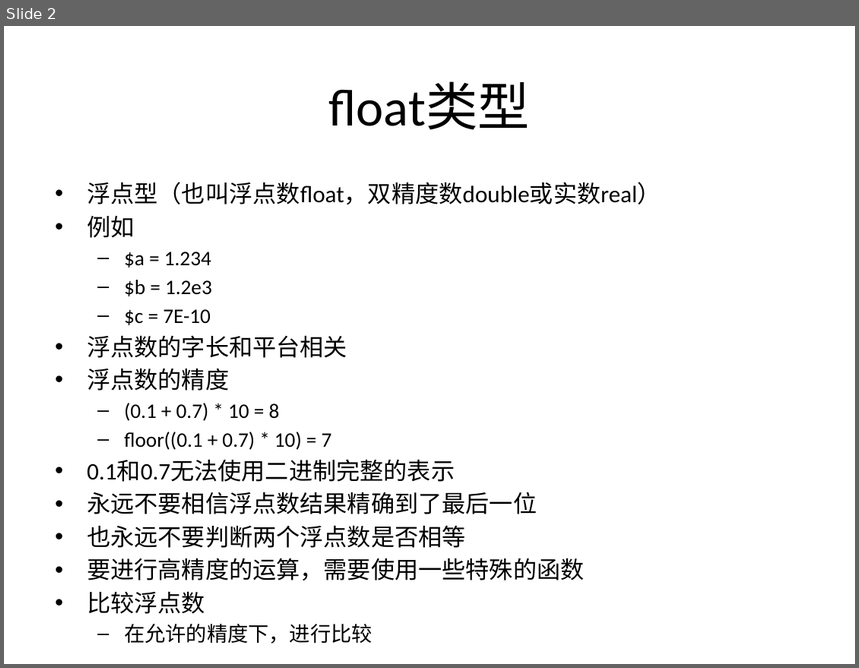
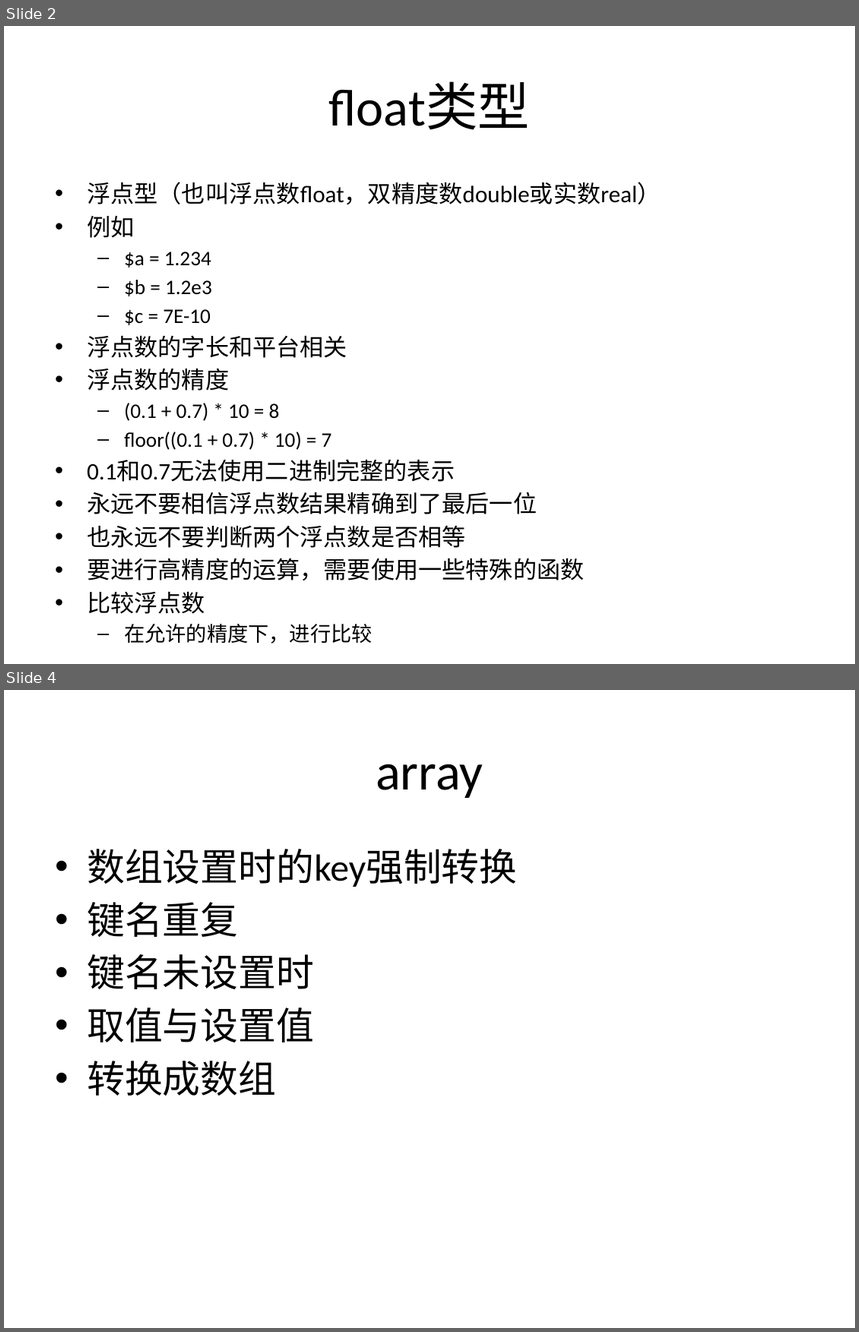
Before and after one commit to zhan3333/php-example, a slide deck: doc/ppt/第十课-php进阶.pptx. Shown one above the other, each under a label of ours: slide 2 before the commit, slides 2 and 4 after it; the slides between them are not shown. The pictures are 859x668 and 859x1332 pixels, drawn with LibreOffice and Linux fonts; fonts in the diff are those of the drawing. Boxes give left, top, right and bottom in pixels: in the first picture for what was removed or moved away, otherwise in the second. Text is boxed around its words. In the diff, an @@ line names an element or a change of style, - is before the commit and + after.

```diff
--- a/doc/ppt/第十课-php进阶.pptx
+++ b/doc/ppt/第十课-php进阶.pptx
@@ slide 4 added at (4,690,855,1328), background #FFFFFF @@
@@ title added at (376,764,484,798), 44 pt, text #000000 @@
+array
@@ text added at (87,849,517,1096), 32 pt, text #000000 @@
+• 数组设置时的key强制转换
+• 键名重复
+• 键名未设置时
+• 取值与设置值
+• 转换成数组
```
Also in this commit, not shown: 1 slide changed, 4 other slides added, 1 slide removed, 7 other files.
